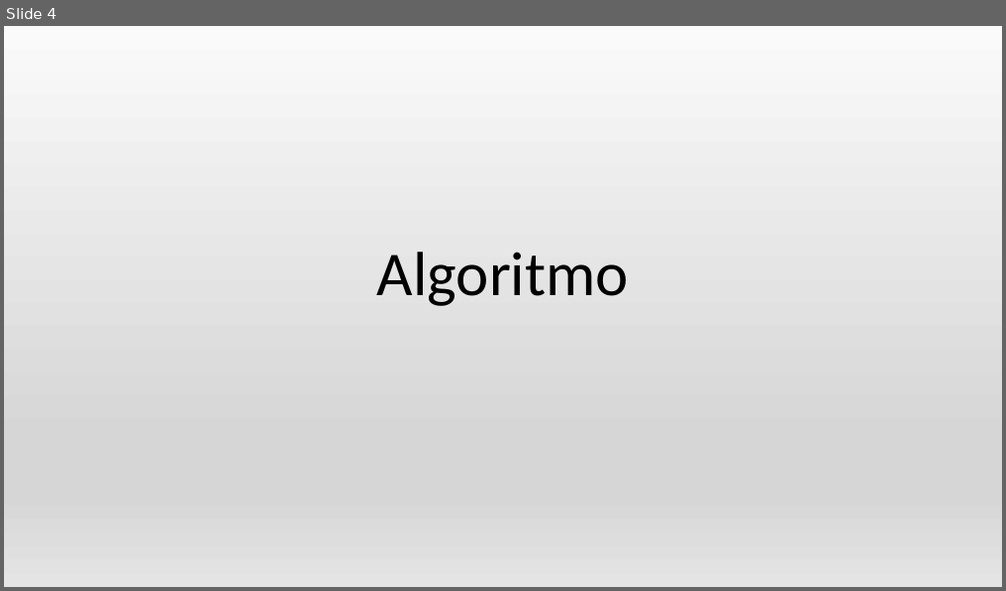
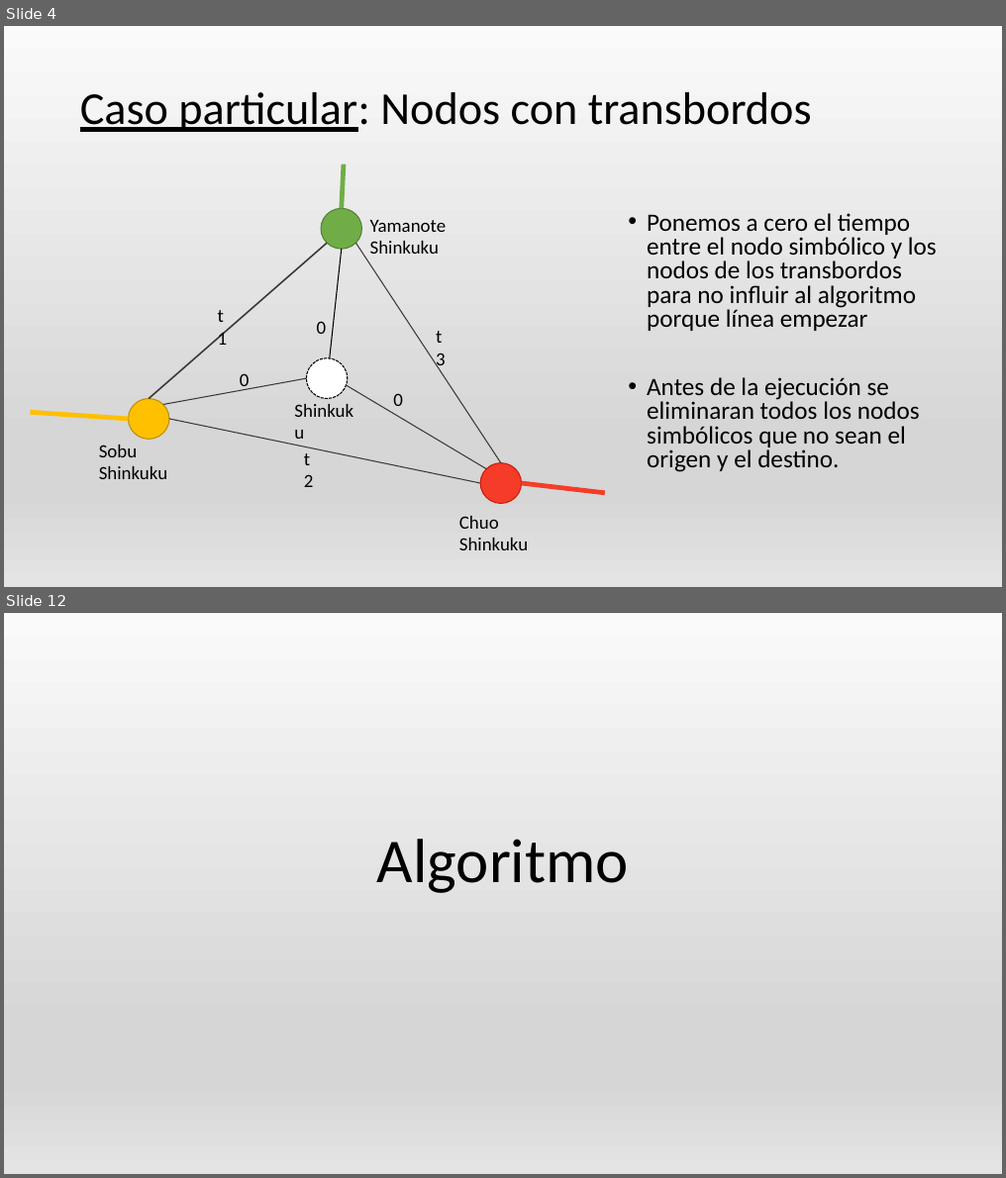
Before and after one commit to AGarciaCast/MetroJapon, a slide deck: PresentacionMetro.pptx. Shown one above the other, each under a label of ours: slide 4 before the commit, slides 4 and 12 after it; the slides between them are not shown. The pictures are 1006x591 and 1006x1178 pixels, drawn with LibreOffice and Linux fonts; fonts in the diff are those of the drawing. Boxes give left, top, right and bottom in pixels: in the first picture for what was removed or moved away, otherwise in the second. Text is boxed around its words. In the diff, an @@ line names an element or a change of style, - is before the commit and + after.

```diff
--- a/PresentacionMetro.pptx
+++ b/PresentacionMetro.pptx
@@ slide 4 added at (x1=4, y1=26, x2=1002, y2=587), background gradient #FAFAFA to #D7D7D7 to #E4E4E4 @@
@@ title added at (x1=80, y1=92, x2=812, y2=132), 44 pt, text #000000 @@
+Caso particular: Nodos con transbordos
@@ text added at (x1=647, y1=213, x2=937, y2=472), 24 pt, text #000000 @@
+• Ponemos a cero el tiempo entre el nodo simbólico y los nodos de los transbordos para no influir al algoritmo porque línea empezar
+• Antes de la ejecución se eliminaran todos los nodos simbólicos que no sean el origen y el destino.
@@ group added at (x1=30, y1=165, x2=605, y2=551): 10 texts, 9 lines, 4 ellipses @@
+t1
+t2
+t3
+0
+0
+0
+Sobu Shinkuku
+Yamanote Shinkuku
+Chuo Shinkuku
+Shinkuku
@@ what was slide 4 is now slide 12 @@
```
Also in this commit, not shown: 8 slides changed, 10 other slides added, 1 slide removed, 2 other files.
